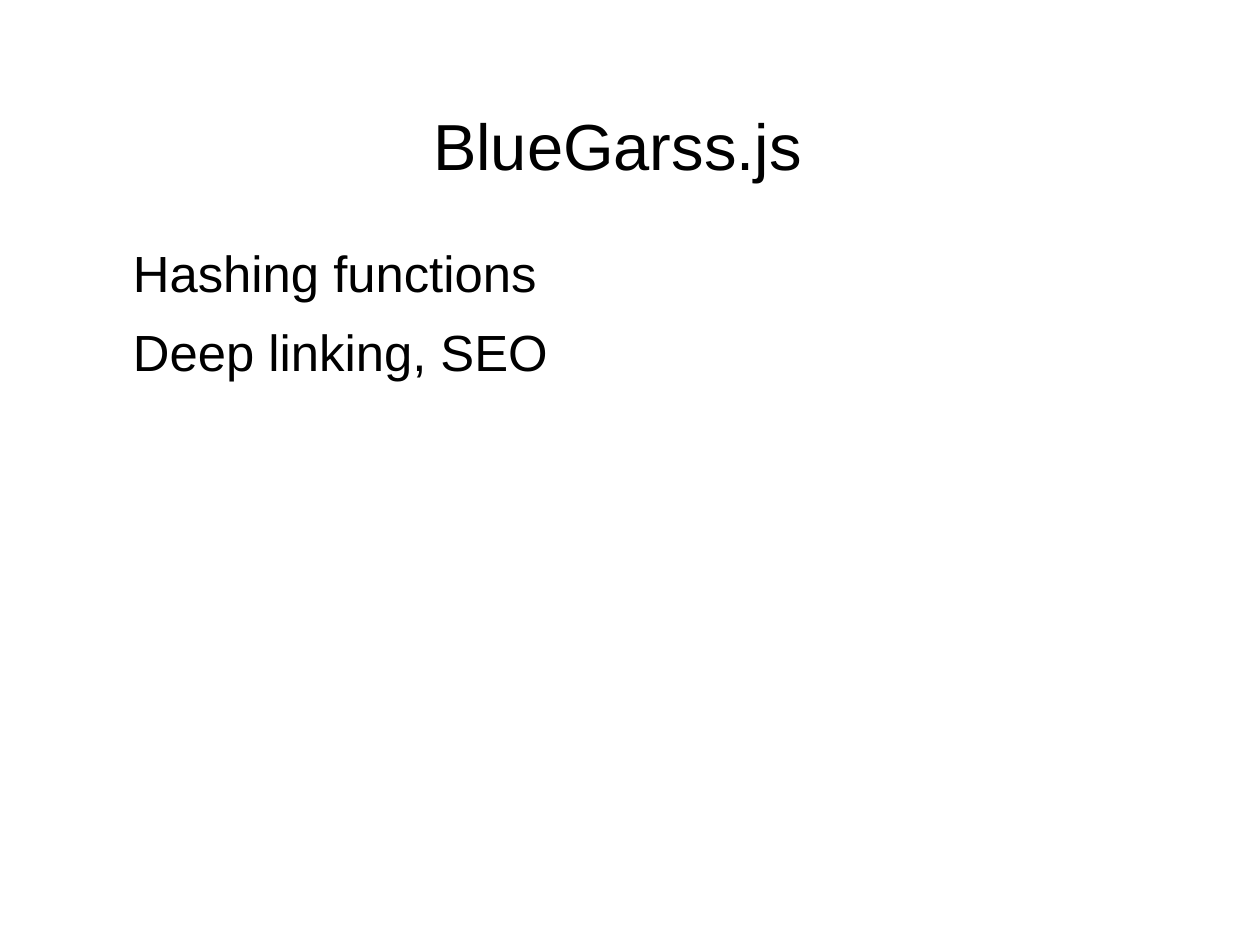
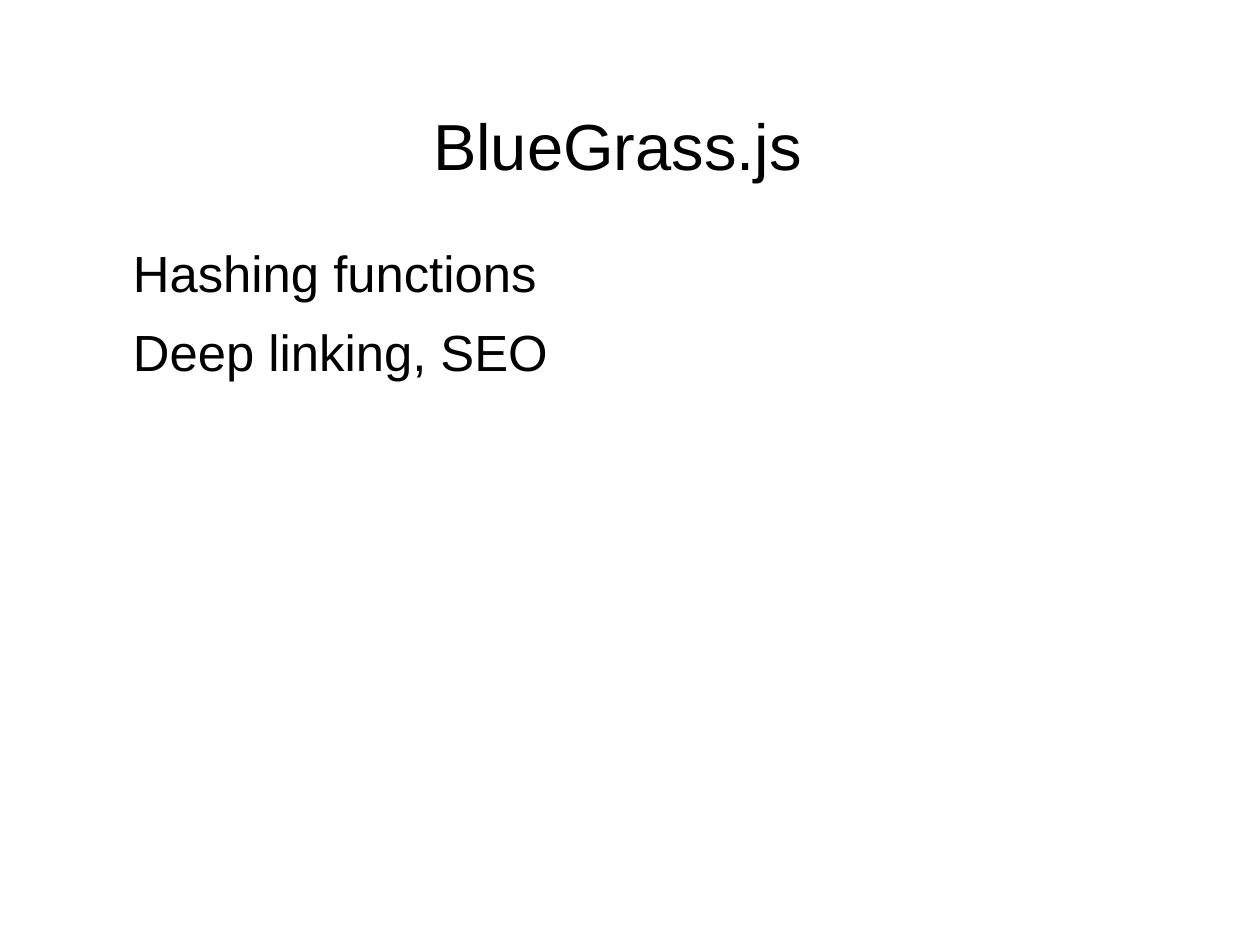
Before and after one commit to shawea/blueGrass, a slide deck: slide 26 of trainTheTrainer/1of2.odp (slide 27 before the commit). Drawn at 1260x945 pixels with LibreOffice and Linux fonts; fonts in the diff are those of the drawing; background and template pictures are left out. Boxes give left, top, right and bottom in pixels: in the first picture for what was removed or moved away, otherwise in the second. Text is boxed around its words. In the diff, an @@ line names an element or a change of style, - is before the commit and + after.

```diff
--- a/trainTheTrainer/1of2.odp
+++ b/trainTheTrainer/1of2.odp
@@ title at [433, 123, 802, 182]: text changed @@
-BlueGarss.js
+BlueGrass.js
```
Also in this commit, not shown: 3 other slides changed, 1 slide removed, 22 other files.
